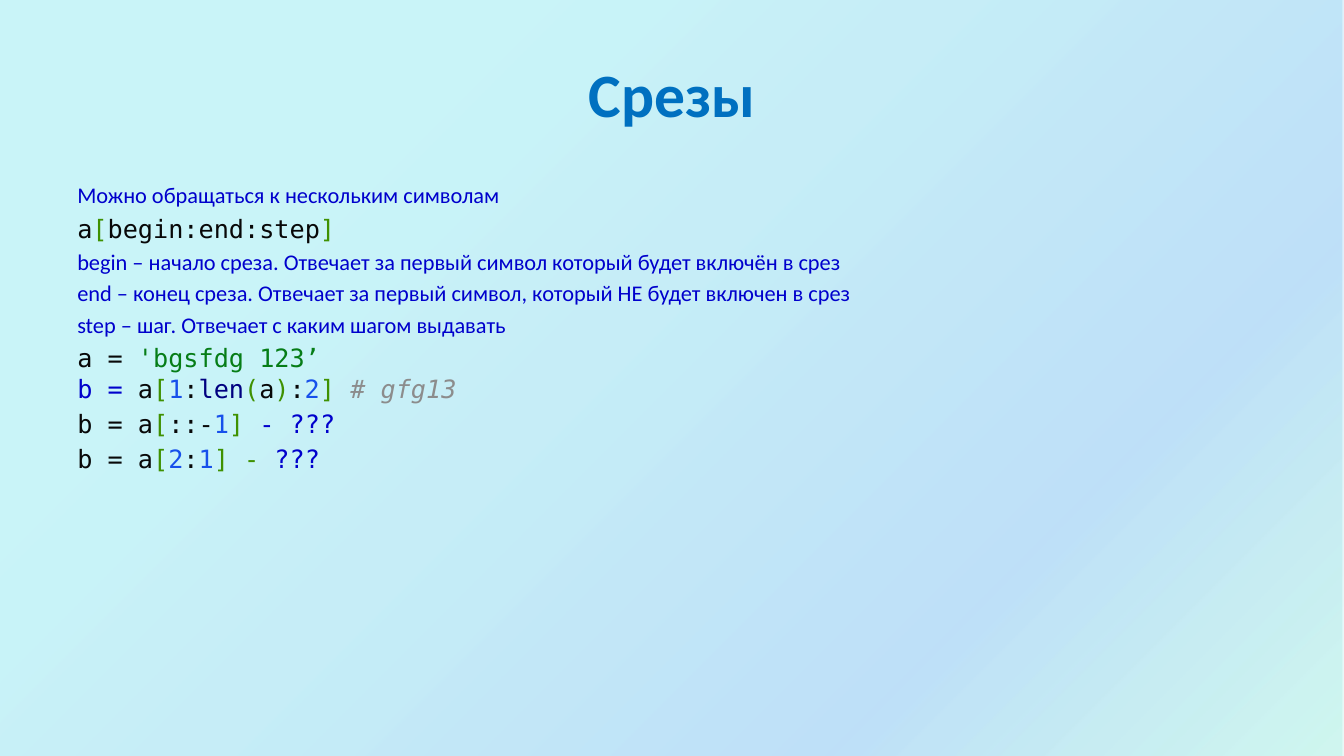
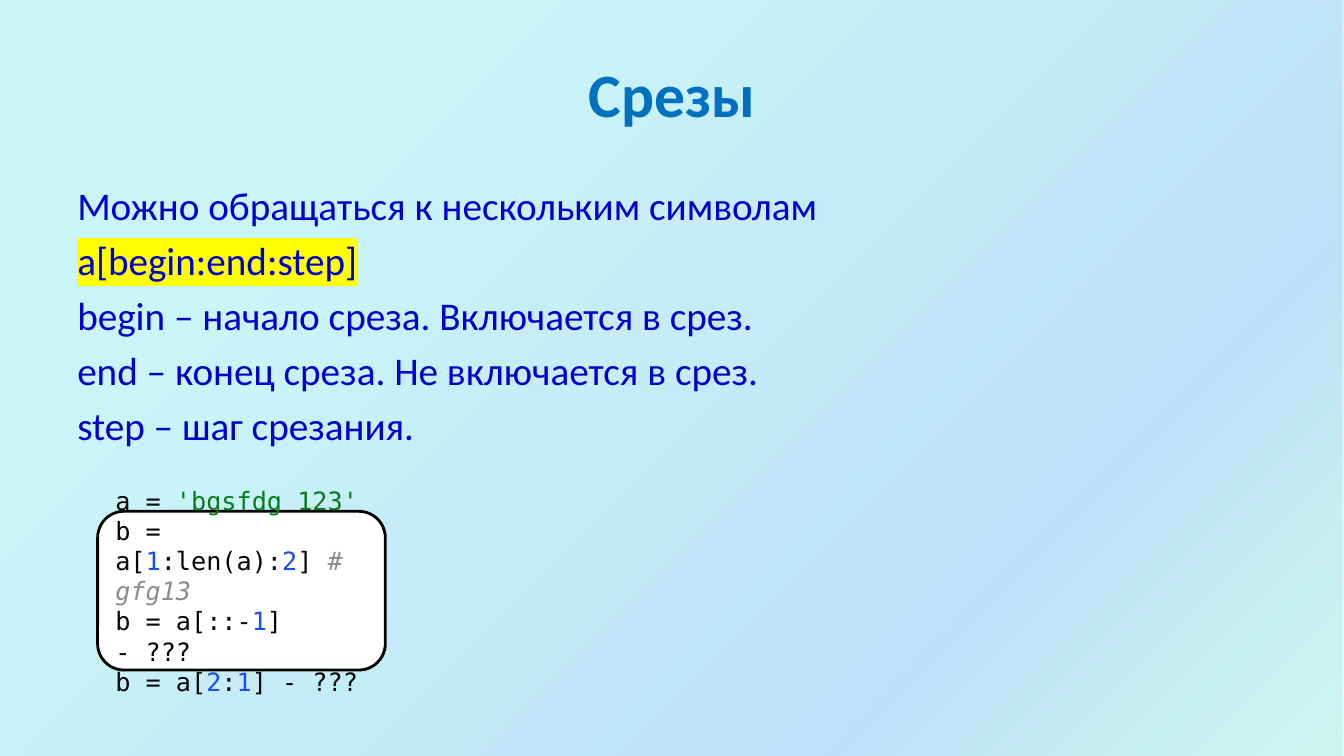
Before and after one commit to divorcehehehe/python, a slide deck: slide 13 of lesson01/Introduction.pptx. Drawn at 1344x756 pixels with LibreOffice and Linux fonts; fonts in the diff are those of the drawing; background and template pictures are left out. Boxes give left, top, right and bottom in pixels: in the first picture for what was removed or moved away, otherwise in the second. Text is boxed around its words. In the diff, an @@ line names an element or a change of style, - is before the commit and + after.

```diff
--- a/lesson01/Introduction.pptx
+++ b/lesson01/Introduction.pptx
@@ text at [77,193,817,282]: size 16 to 28 pt in "Можно обращаться к нескольким символам"; size 18 to 28 pt, font DejaVu Sans Mono to Calibri, text colour #080808 to #0000CC, text colour #3F9101 to #0000CC, highlight none to #FFFF00 in "a[begin:end:step]"; more space between paragraphs @@
@@ text at [77,302,758,447]: text changed; size 16 to 28 pt @@
-begin – начало среза. Отвечает за первый символ который будет включён в срез
-end – конец среза. Отвечает за первый символ, который НЕ будет включен в срез
-step – шаг. Отвечает с каким шагом выдавать
-a = 'bgsfdg 123’
-b = a[1:len(a):2] # gfg13
-b = a[::-1] - ???
-b = a[2:1] - ???
+begin – начало среза. Включается в срез.
+end – конец среза. Не включается в срез.
+step – шаг срезания.
@@ rounded rectangle added at [98,511,385,669], fill #FFFFFF, outline #000000 2 pt, 18 pt, text #080808 @@
+a = 'bgsfdg 123'
+b = a[1:len(a):2] # gfg13
+b = a[::-1] - ???
+b = a[2:1] - ???
```
Also in this commit, not shown: 14 other slides changed, 1 slide added, 39 slides removed.
